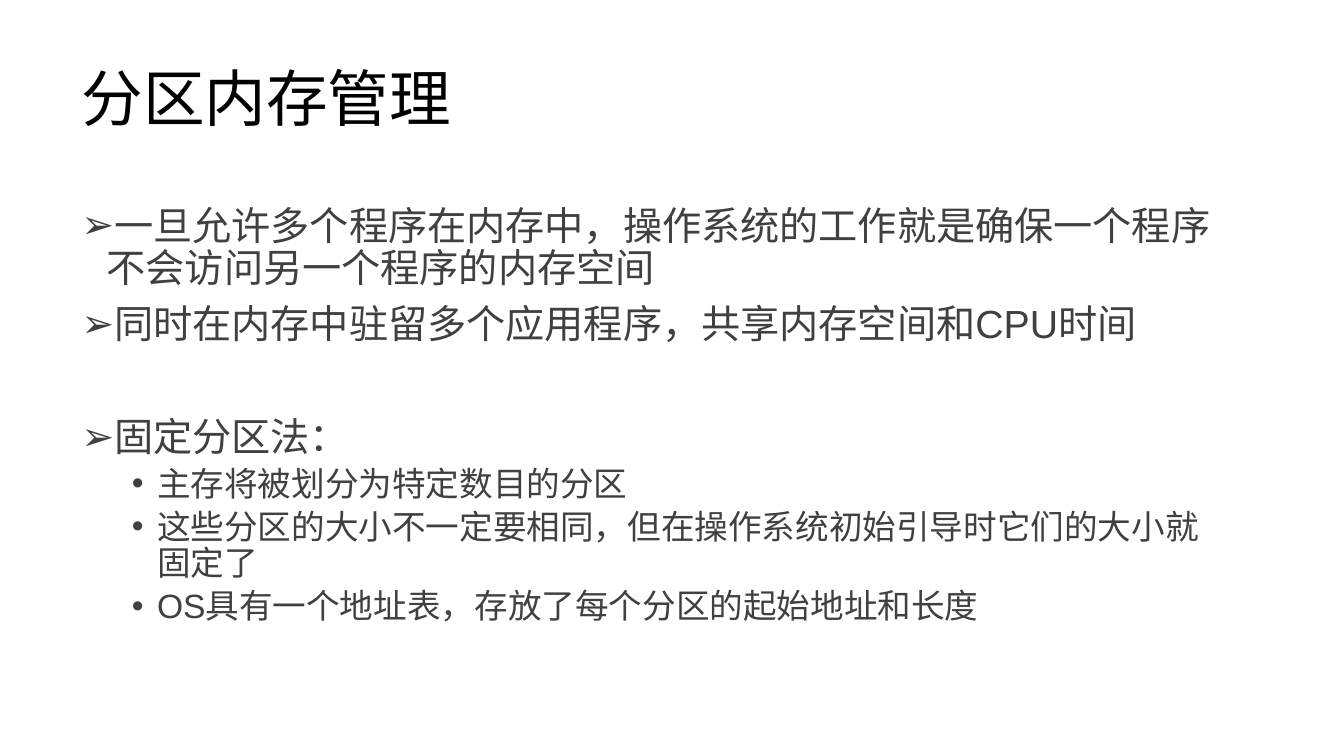
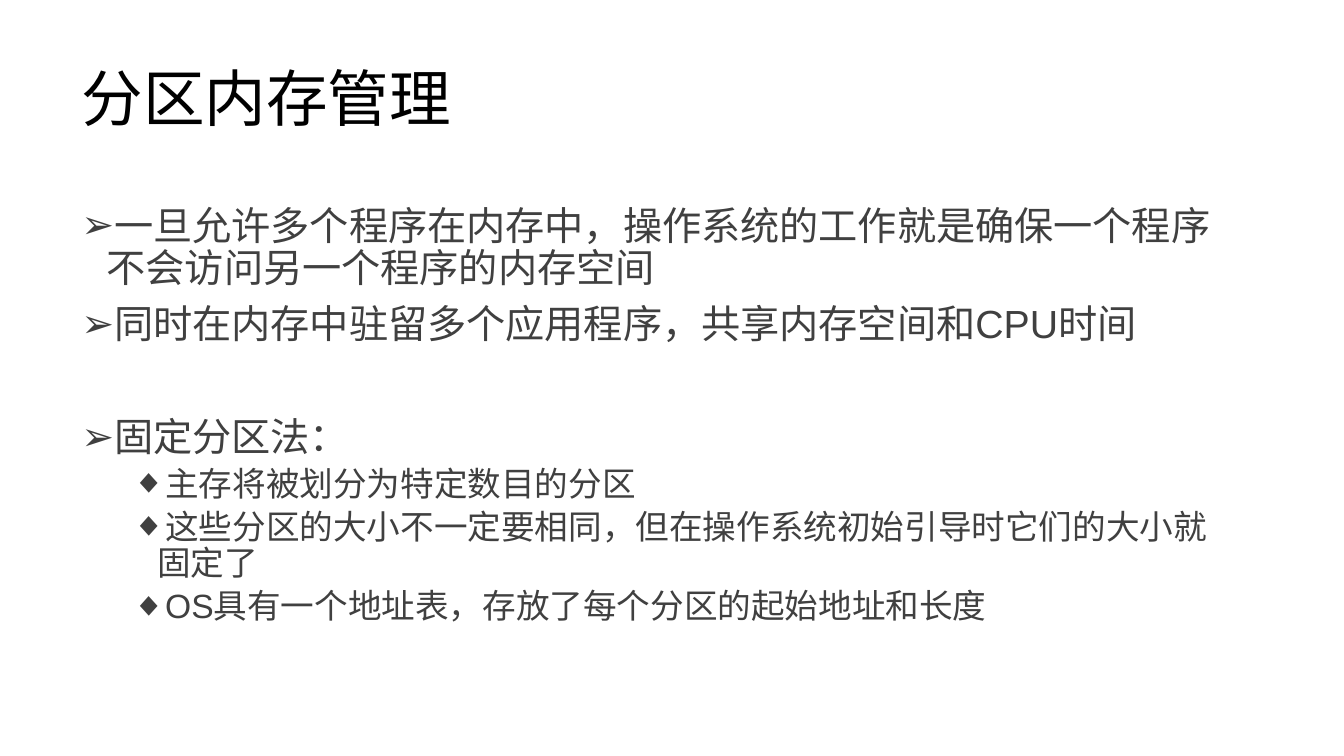
Before and after one commit to lezhang-thu/c-programming, a slide deck: slide 16 of 2022秋季-计算机基础与程序设计-操作系统层-计算机网络-补充-链表.pptx. Drawn at 1344x756 pixels with LibreOffice and Linux fonts; fonts in the diff are those of the drawing. Boxes give left, top, right and bottom in pixels: in the first picture for what was removed or moved away, otherwise in the second. Text is boxed around its words. In the diff, an @@ line names an element or a change of style, - is before the commit and + after.

```diff
--- a/2022秋季-计算机基础与程序设计-操作系统层-计算机网络-补充-链表.pptx
+++ b/2022秋季-计算机基础与程序设计-操作系统层-计算机网络-补充-链表.pptx
@@ text at [157,467,1207,622]: bullet • to ◆ @@
```
Also in this commit, not shown: 36 other slides changed.
